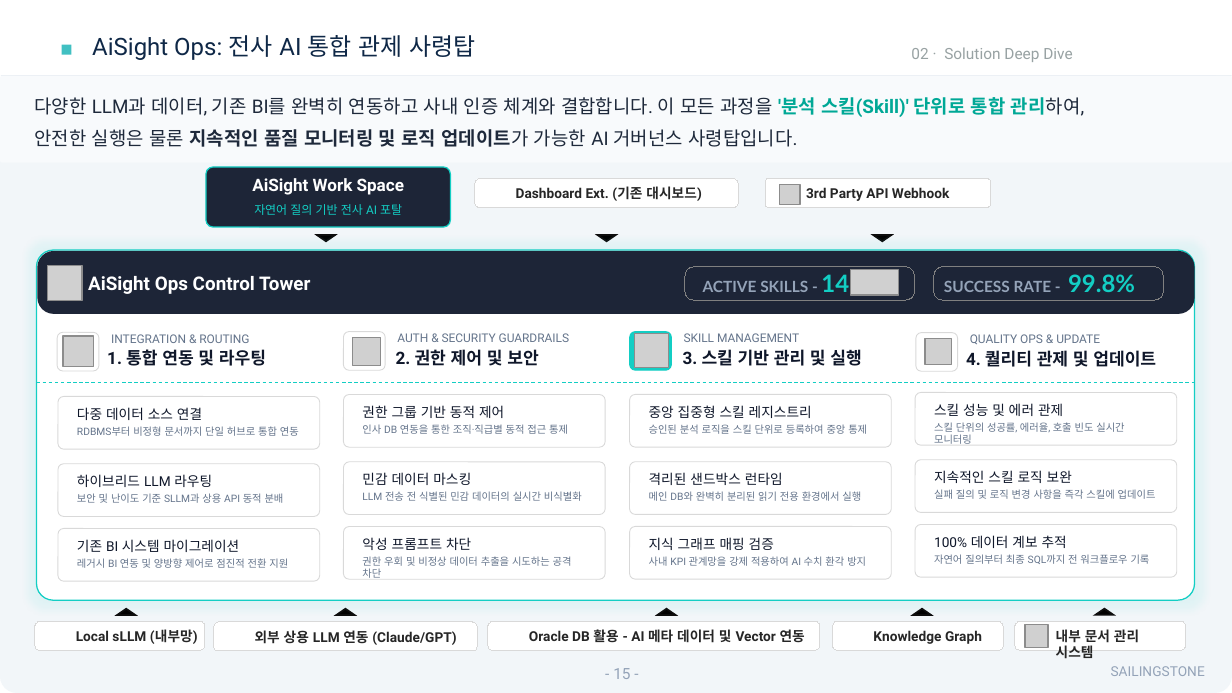
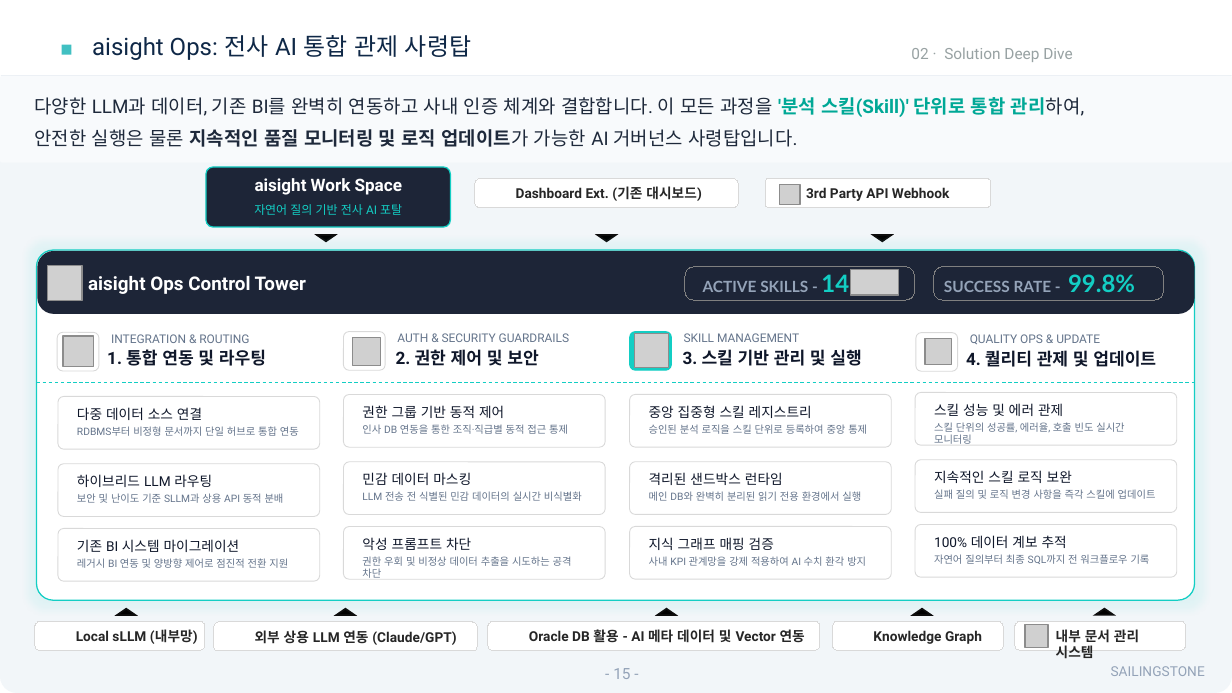
Before and after one commit to sellect-team/doc, a slide deck: slide 15 of docs/company/_source/company-intro-2026.pptx. Drawn at 1232x693 pixels with LibreOffice and Linux fonts; fonts in the diff are those of the drawing; grey boxes stand for pictures; background and template pictures are left out. Boxes give left, top, right and bottom in pixels: in the first picture for what was removed or moved away, otherwise in the second. Text is boxed around its words. In the diff, an @@ line names an element or a change of style, - is before the commit and + after.

```diff
--- a/docs/company/_source/company-intro-2026.pptx
+++ b/docs/company/_source/company-intro-2026.pptx
@@ title at <box>92,35,471,60</box>: text changed @@
-AiSight Ops: 전사 AI 통합 관제 사령탑
+aisight Ops: 전사 AI 통합 관제 사령탑
@@ text at <box>255,178,402,195</box>: text changed @@
-AiSight Work Space
+aisight Work Space
@@ text at <box>88,276,306,294</box>: text changed @@
-AiSight Ops Control Tower
+aisight Ops Control Tower
```
Also in this commit, not shown: 5 other slides changed, 2 slides added, 21 other files.
